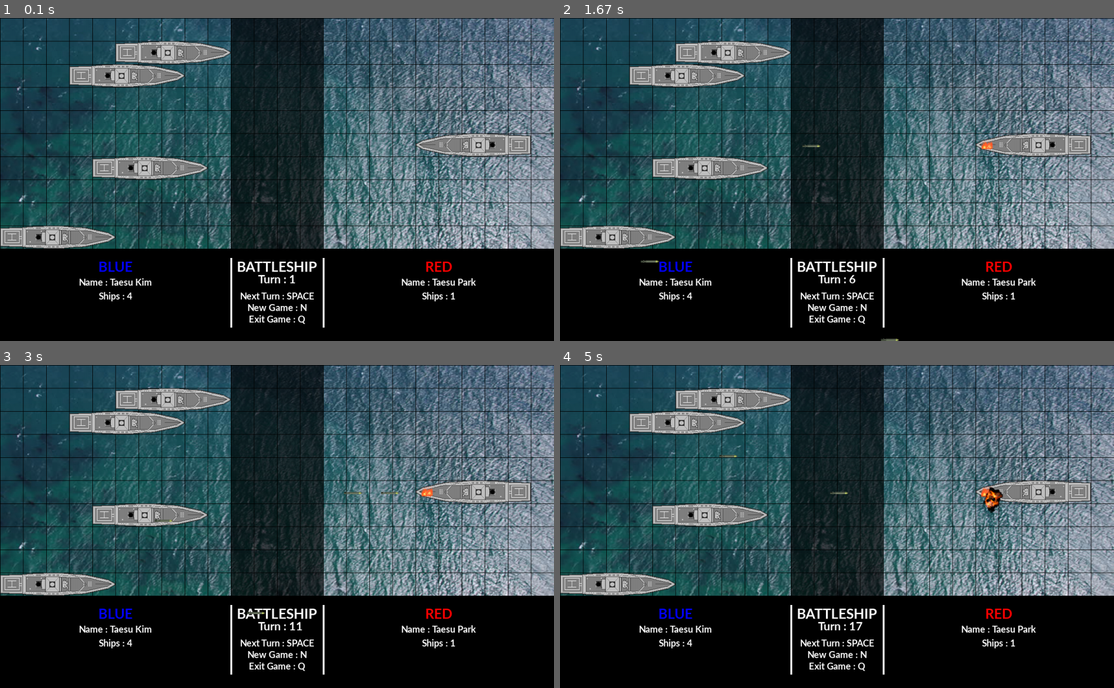
Above: before the commit, frames 1-4 (two rows, left to right).
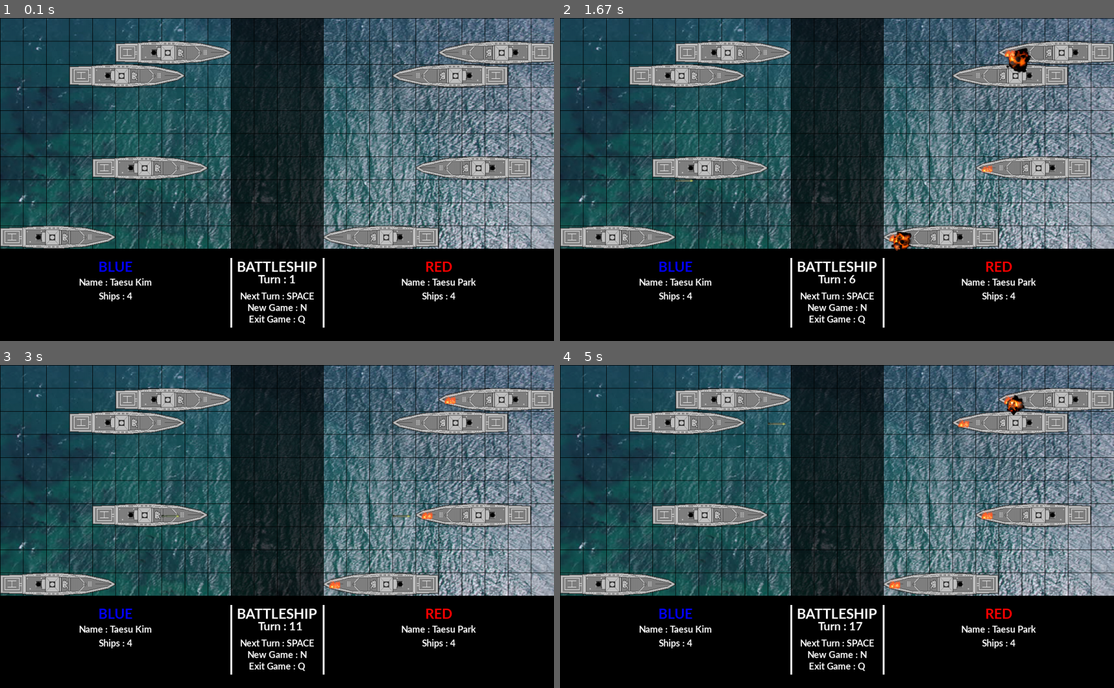
Above: after the commit, the same moments.

Repository: kimts2627/pygame_battleship
Game: pygame game, started from game.py
Two runs of this game, one before a commit and one after it. Both use one fixed random seed, a clock stepped at 60 frames per second and the inputs below.
Inputs:
- Up to frame 1 (0.1 s): no input
- Up to frame 2 (1.67 s): tap Space at 0.33, 0.73, 1.03, 1.23, 1.57 s
- Up to frame 3 (3 s): tap Space at 1.87, 2.07, 2.37, 2.63, 2.97 s
- Up to frame 4 (5 s): tap Space at 3.27, 3.4, 3.8, 4.1, 4.47, 4.87 s

The runs differ from the first frame. In frame 1, 5.7% of the frame differs, in the area x 58-100%, y 7-88%; in frame 2, 5.9%, in the area x 14-100%, y 7-100%; in frame 3, 5.8%; in frame 4, 5.9%.

Commit message:
[Frontend] <fix>: fix missile y position error
미사일 y좌표 추적 관련 오타가 수정 되었습니다.
red측 ai가 추가되어, MyAi class 내에서 red팀으로 지정 시, 생성되는 배들의 포지션이 자동으로 우측 그리드로 위치되게 변경 되었습니다.

Diff:
--- a/game.py
+++ b/game.py
@@ -1,7 +1,7 @@
 import pygame as pg
 import sys
 import random
-import time
+from math import cos, sin, floor
 from os import path
 from globals import *
 from ai_blue import *
@@ -166,26 +166,25 @@
         self.rect = self.image.get_rect()
         self.rect.x = col
         self.rect.y = row
-        self.speed = 10
+        self.speed = 25
         self.curve = 5
 
     def update(self):
         print('update!')
         x = self.target.x + 25
         y = self.target.y + 25
+        #####################################################3
         if self.rect.x != x:
-            print(f'x는 {self.rect.x}')
             if self.rect.x > x:
-                self.rect.x = self.rect.x - self.speed
+                self.rect.x -= self.speed
             elif self.rect.x < x:
-                self.rect.x = self.rect.x + self.speed
+                self.rect.x += self.speed
         if self.rect.y != y:
-            print(f'y는 {self.rect.y}')
-            if self.rect.y > x:
-                self.rect.y = self.rect.y - self.speed
-                self.curve + 5
-            elif self.rect.y < x:
-                self.rect.y = self.rect.y + self.speed
+            if self.rect.y > y:
+                self.rect.y -= self.speed
+            elif self.rect.y < y:
+                self.rect.y += self.speed
+        #####################################################
         if self.rect.y == y and self.rect.x == x:
             print('hit!!!!!!!!!')
             explode = Explode(x, y)
@@ -260,8 +259,8 @@
 
 # ship = Ship(150, 150, 'blue')
 # blue_ships.add(ship)
-ship2 = Ship(900, 250, 'red')
-red_ships.add(ship2)
+# ship2 = Ship(900, 250, 'red')
+# red_ships.add(ship2)
 
 class MyAi:
     def __init__(self, team, name, initail_map):
@@ -271,13 +270,18 @@
         self.map = initail_map
 
     def create_ships(self):
-        SHIPS_POS = [[150, 100], [250, 50], [200, 300], [0, 450]]
-        for i in SHIPS_POS:
-            new_ship = Ship(i[0], i[1], self.team)
-            if self.team == 'blue':
+        if self.team == 'blue':
+            SHIPS_POS = [[150, 100], [250, 50], [200, 300], [0, 450]]
+            for i in SHIPS_POS:
+                new_ship = Ship(i[0], i[1], self.team)
                 self.ships.append(new_ship)
                 blue_ships.add(new_ship)
-            elif self.team == 'red':
+        elif self.team == 'red':
+            SHIPS_POS = [[150, 100], [250, 50], [200, 300], [0, 450]]
+            SHIPS_POS = list(map(lambda i : [i[0] + 700, i[1]], SHIPS_POS))
+            print(SHIPS_POS)
+            for i in SHIPS_POS:
+                new_ship = Ship(i[0], i[1], self.team)
                 self.ships.append(new_ship)
                 red_ships.add(new_ship)
 
@@ -294,8 +298,10 @@
     def update_status(self):
         print('')
 
-blue_man = MyAi('blue', 'Taesu Kim', map)
+blue_man = MyAi('blue', 'Taesu Kim', map_data)
 blue_man.create_ships()
+red_man = MyAi('red', 'Taesu Park', map_data)
+red_man.create_ships()
 
 done = False
 while not done:
@@ -305,9 +311,10 @@
             done = True
         elif event.type == pg.KEYDOWN:
             if event.key == pg.K_SPACE:
-                ships_num = len(blue_ships.sprites())
-                ship = blue_ships.sprites()[random.randrange(0, ships_num)]
-                ship.attack(red_ships.sprites()[0].rect)
+                blue_ships_num = len(blue_ships.sprites())
+                red_ships_num = len(red_ships.sprites())
+                ship = blue_ships.sprites()[random.randrange(0, blue_ships_num)]
+                ship.attack(red_ships.sprites()[random.randrange(0, red_ships_num)].rect)
                 turn += 1
     screen.fill(BLACK)
 
